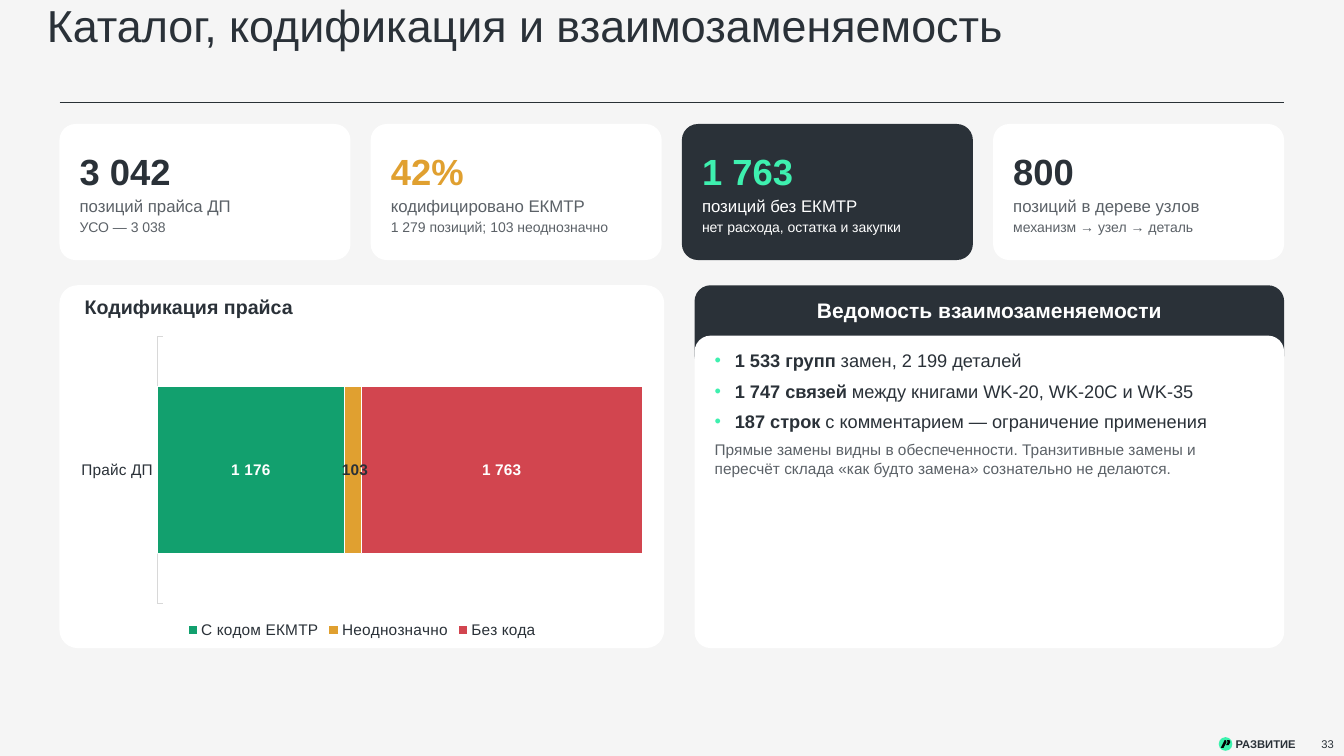
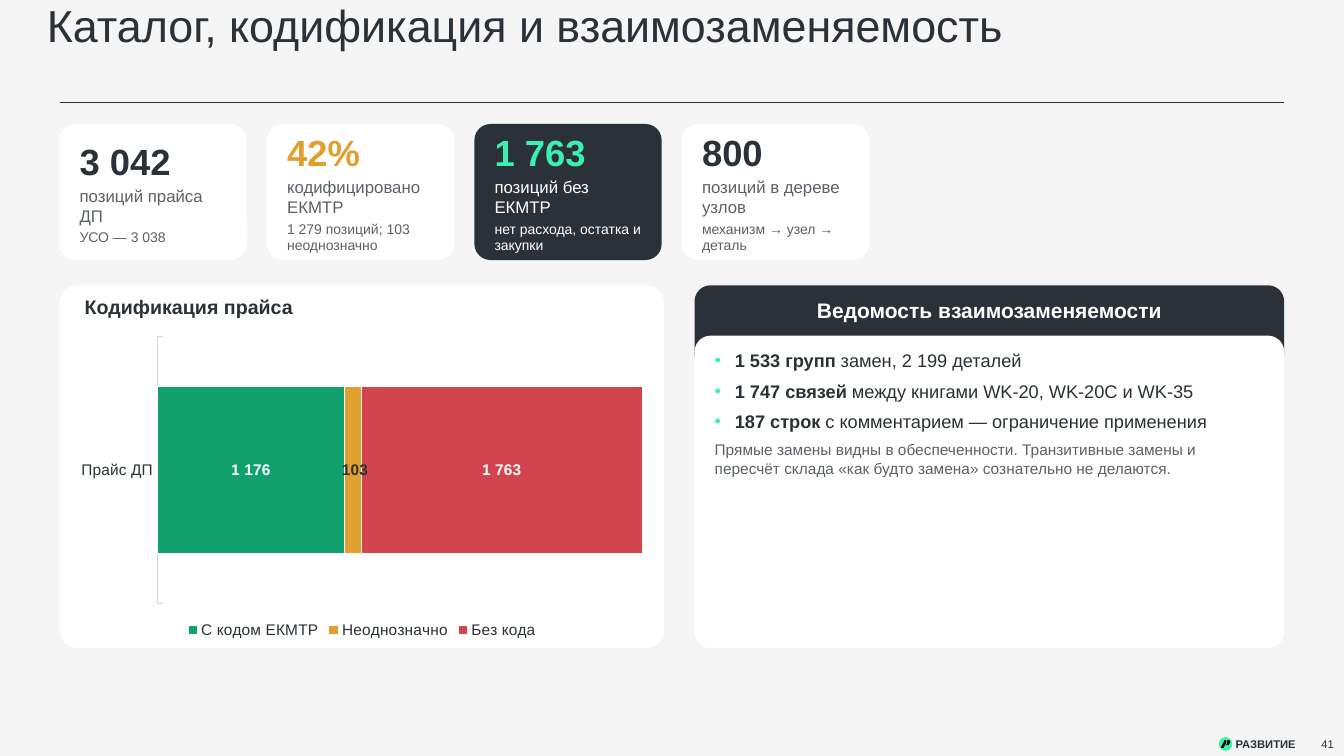
Before and after one commit to victorekuznetsov/TZ, a slide deck: slide 41 of exports/WK_ispolnenie_2024-2026_plan_2027.pptx (slide 33 before the commit). Drawn at 1344x756 pixels with LibreOffice and Linux fonts; fonts in the diff are those of the drawing. Boxes give left, top, right and bottom in pixels: in the first picture for what was removed or moved away, otherwise in the second. Text is boxed around its words. In the diff, an @@ line names an element or a change of style, - is before the commit and + after.

```diff
--- a/exports/WK_ispolnenie_2024-2026_plan_2027.pptx
+++ b/exports/WK_ispolnenie_2024-2026_plan_2027.pptx
@@ rounded rectangle: place and size @@
-rounded rectangle at (59, 124, 351, 260)
+rounded rectangle at (59, 124, 247, 260)
@@ text "3 042" rewrapped from (80, 159, 230, 232) to (80, 149, 203, 242) @@
@@ rounded rectangle: place and size @@
-rounded rectangle at (371, 124, 662, 260)
+rounded rectangle at (267, 124, 455, 260)
@@ text "42%" rewrapped from (391, 159, 608, 235) to (287, 140, 420, 253) @@
@@ rounded rectangle: place and size @@
-rounded rectangle at (682, 124, 973, 260)
+rounded rectangle at (475, 124, 662, 260)
@@ text "1 763" rewrapped from (702, 159, 901, 235) to (495, 140, 641, 253) @@
@@ rounded rectangle: place and size @@
-rounded rectangle at (993, 124, 1285, 260)
+rounded rectangle at (682, 124, 869, 260)
@@ text "800" rewrapped from (1013, 159, 1200, 235) to (702, 140, 840, 253) @@
@@ page number at (1321, 740, 1333, 748): text changed @@
-33
+41
```
Also in this commit, not shown: 2 other slides changed, 10 slides added, 4 other files.
